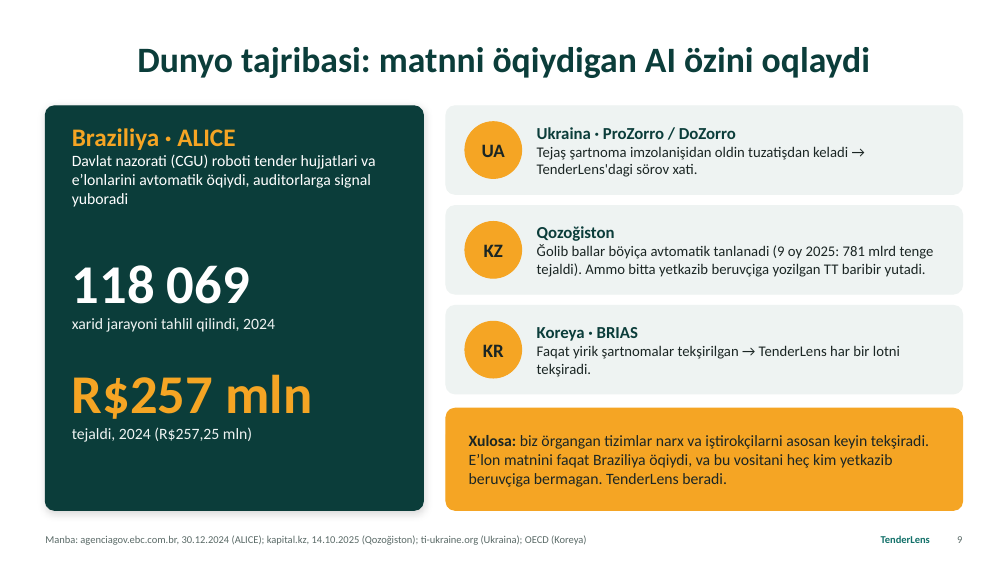
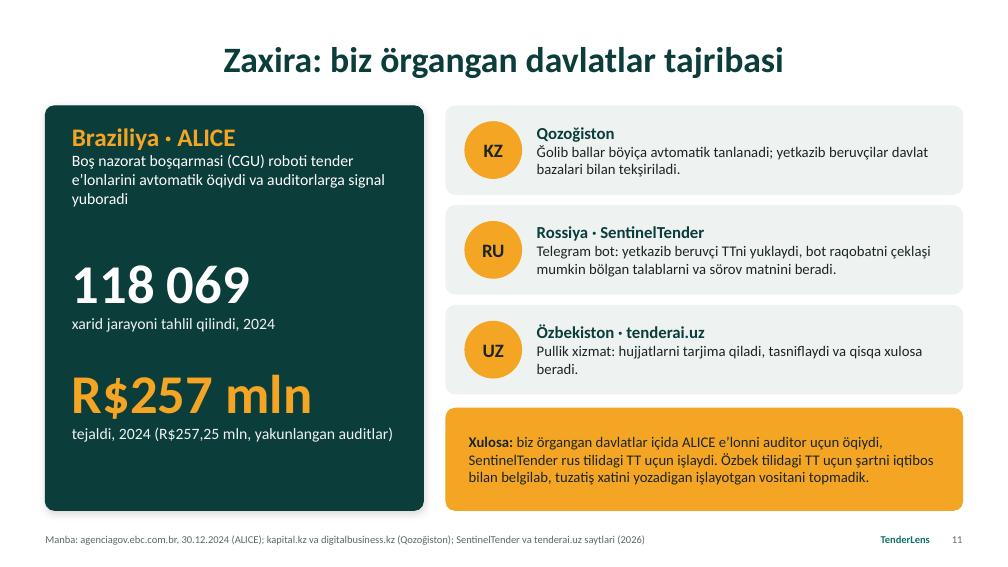
Before and after one commit to kamol1dn/tenderlens, a slide deck: slide 11 of tenderlens/deck/TenderLens_yangi_alifbo.pptx (slide 9 before the commit). Drawn at 1008x567 pixels with LibreOffice and Linux fonts; fonts in the diff are those of the drawing. Boxes give left, top, right and bottom in pixels: in the first picture for what was removed or moved away, otherwise in the second. Text is boxed around its words. In the diff, an @@ line names an element or a change of style, - is before the commit and + after.

```diff
--- a/tenderlens/deck/TenderLens_yangi_alifbo.pptx
+++ b/tenderlens/deck/TenderLens_yangi_alifbo.pptx
@@ title at (224,47,784,78): text changed @@
-Dunyo tajribasi: matnni öqiydigan AI özini oqlaydi
+Zaxira: biz örgangan davlatlar tajribasi
@@ text at (484,144,503,157): text changed @@
-UA
+KZ
@@ text at (537,127,928,177): text changed @@
-Ukraina · ProZorro / DoZorro
-Tejaş şartnoma imzolanişidan oldin tuzatişdan keladi → TenderLens'dagi sörov xati.
+Qozoğiston
+Ğolib ballar böyiça avtomatik tanlanadi; yetkazib beruvçilar davlat bazalari bilan tekşiriladi.
@@ text at (72,154,385,207): text changed @@
-Davlat nazorati (CGU) roboti tender hujjatlari va eʼlonlarini avtomatik öqiydi, auditorlarga signal yuboradi
+Boş nazorat boşqarmasi (CGU) roboti tender eʼlonlarini avtomatik öqiydi va auditorlarga signal yuboradi
@@ text at (537,226,931,277): text changed @@
-Qozoğiston
-Ğolib ballar böyiça avtomatik tanlanadi (9 oy 2025: 781 mlrd tenge tejaldi). Ammo bitta yetkazib beruvçiga yozilgan TT baribir yutadi.
+Rossiya · SentinelTender
+Telegram bot: yetkazib beruvçi TTni yuklaydi, bot raqobatni çeklaşi mumkin bölgan talablarni va sörov matnini beradi.
@@ text at (482,244,505,257): text changed @@
-KZ
+RU
@@ text at (537,325,922,374): text changed @@
-Koreya · BRIAS
-Faqat yirik şartnomalar tekşirilgan → TenderLens har bir lotni tekşiradi.
+Özbekiston · tenderai.uz
+Pullik xizmat: hujjatlarni tarjima qiladi, tasniflaydi va qisqa xulosa beradi.
@@ text at (483,344,504,357): text changed @@
-KR
+UZ
@@ text at (72,427,393,442): text changed @@
-tejaldi, 2024 (R$257,25 mln)
+tejaldi, 2024 (R$257,25 mln, yakunlangan auditlar)
@@ text at (469,436,934,485): text changed; size 15 to 14 pt @@
-Xulosa: biz örgangan tizimlar narx va iştirokçilarni asosan keyin tekşiradi. Eʼlon matnini faqat Braziliya öqiydi, va bu vositani heç kim yetkazib beruvçiga bermagan. TenderLens beradi.
+Xulosa: biz örgangan davlatlar içida ALICE eʼlonni auditor uçun öqiydi, SentinelTender rus tilidagi TT uçun işlaydi. Özbek tilidagi TT uçun şartni iqtibos bilan belgilab, tuzatiş xatini yozadigan işlayotgan vositani topmadik.
@@ text at (45,535,645,545): text changed @@
-Manba: agenciagov.ebc.com.br, 30.12.2024 (ALICE); kapital.kz, 14.10.2025 (Qozoğiston); ti-ukraine.org (Ukraina); OECD (Koreya)
+Manba: agenciagov.ebc.com.br, 30.12.2024 (ALICE); kapital.kz va digitalbusiness.kz (Qozoğiston); SentinelTender va tenderai.uz saytlari (2026)
@@ page number at (952,536,963,543): text changed @@
-9
+11
```
Also in this commit, not shown: 6 other slides changed, 6 slides added, 5 slides removed, 7 other files.
